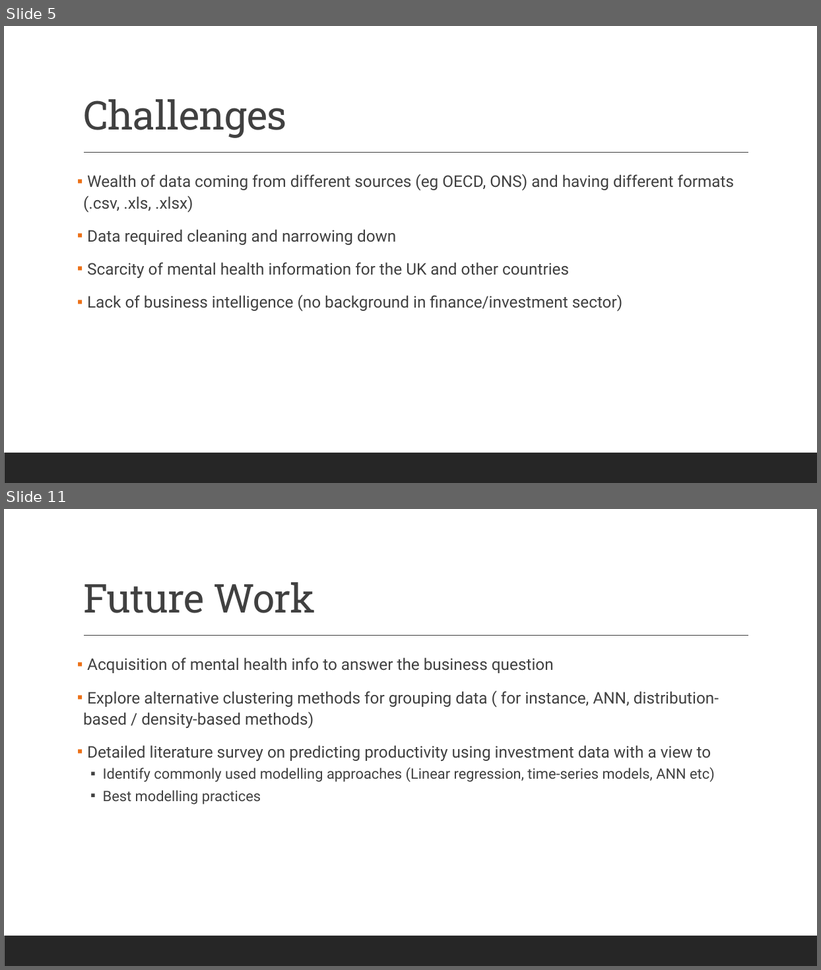
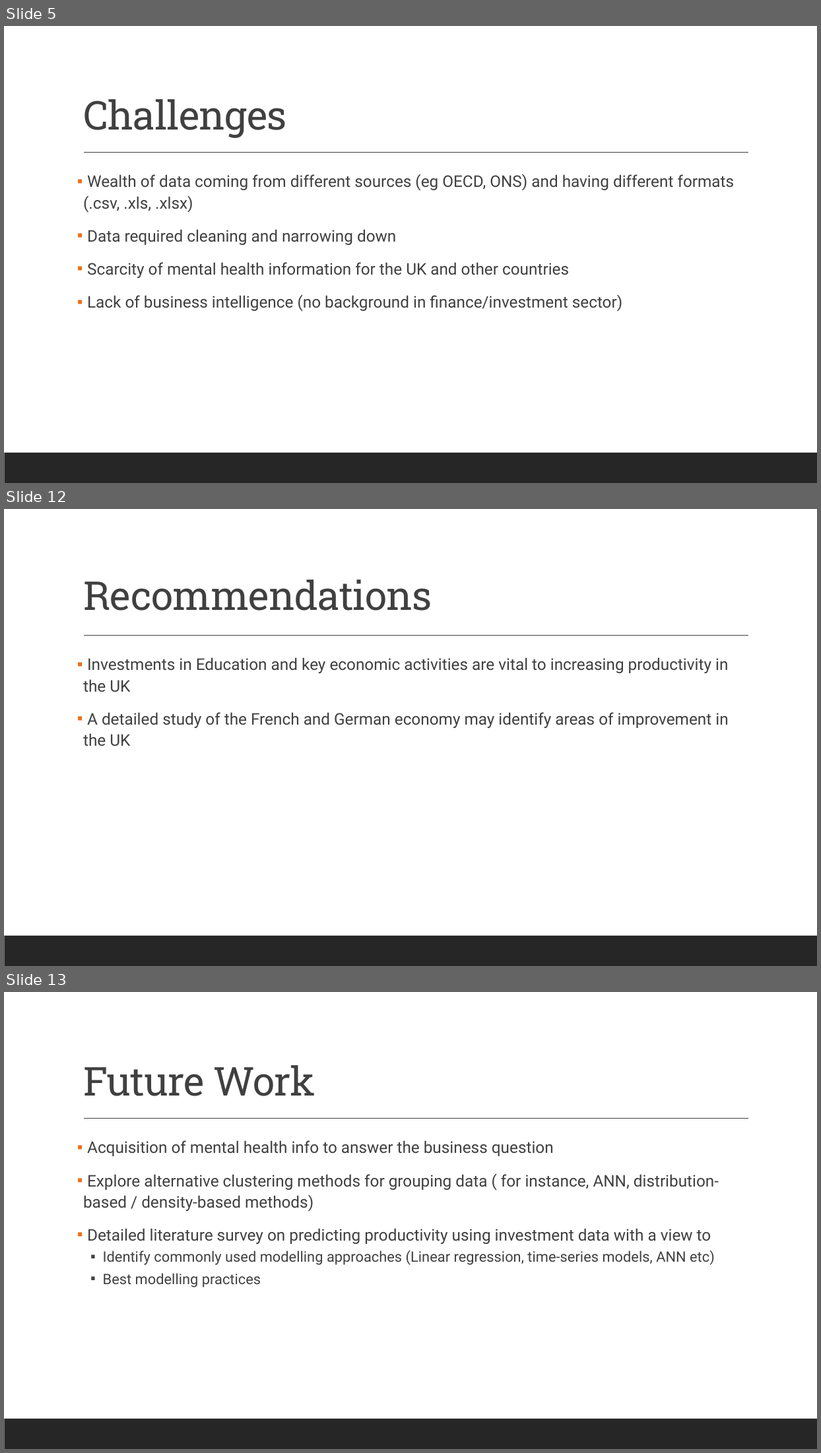
Before and after one commit to JohnHios/final_project, a slide deck: deloitte_investment_project/outputs/Deloitte_Investment_Project_JohnHios.pptx. Shown one above the other, each under a label of ours: slides 5 and 11 before the commit, slides 5, 12 and 13 after it; the slides between them are not shown. The pictures are 821x970 and 821x1453 pixels, drawn with LibreOffice and Linux fonts; fonts in the diff are those of the drawing. Boxes give left, top, right and bottom in pixels: in the first picture for what was removed or moved away, otherwise in the second. Text is boxed around its words. In the diff, an @@ line names an element or a change of style, - is before the commit and + after.

```diff
--- a/deloitte_investment_project/outputs/Deloitte_Investment_Project_JohnHios.pptx
+++ b/deloitte_investment_project/outputs/Deloitte_Investment_Project_JohnHios.pptx
@@ slide 12 added at (x1=4, y1=509, x2=817, y2=966), background #FFFFFF; not listed: 2 template elements that a slide beside it also shows @@
@@ title added at (x1=83, y1=580, x2=432, y2=611), 47 pt, text #404040 @@
+Recommendations
@@ text added at (x1=83, y1=657, x2=728, y2=746), 19 pt, text #404040 @@
+▪ Investments in Education and key economic activities are vital to increasing productivity in the UK
+▪ A detailed study of the French and German economy may identify areas of improvement in the UK
@@ what was slide 11 is now slide 13 @@
```
Also in this commit, not shown: 7 slides changed, 1 other slide added, 4 other files.
